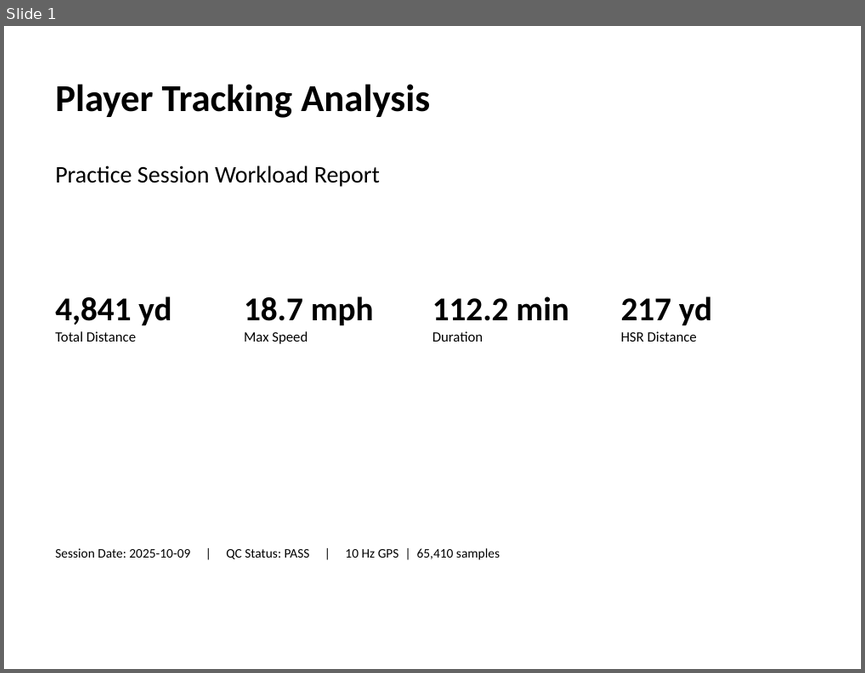
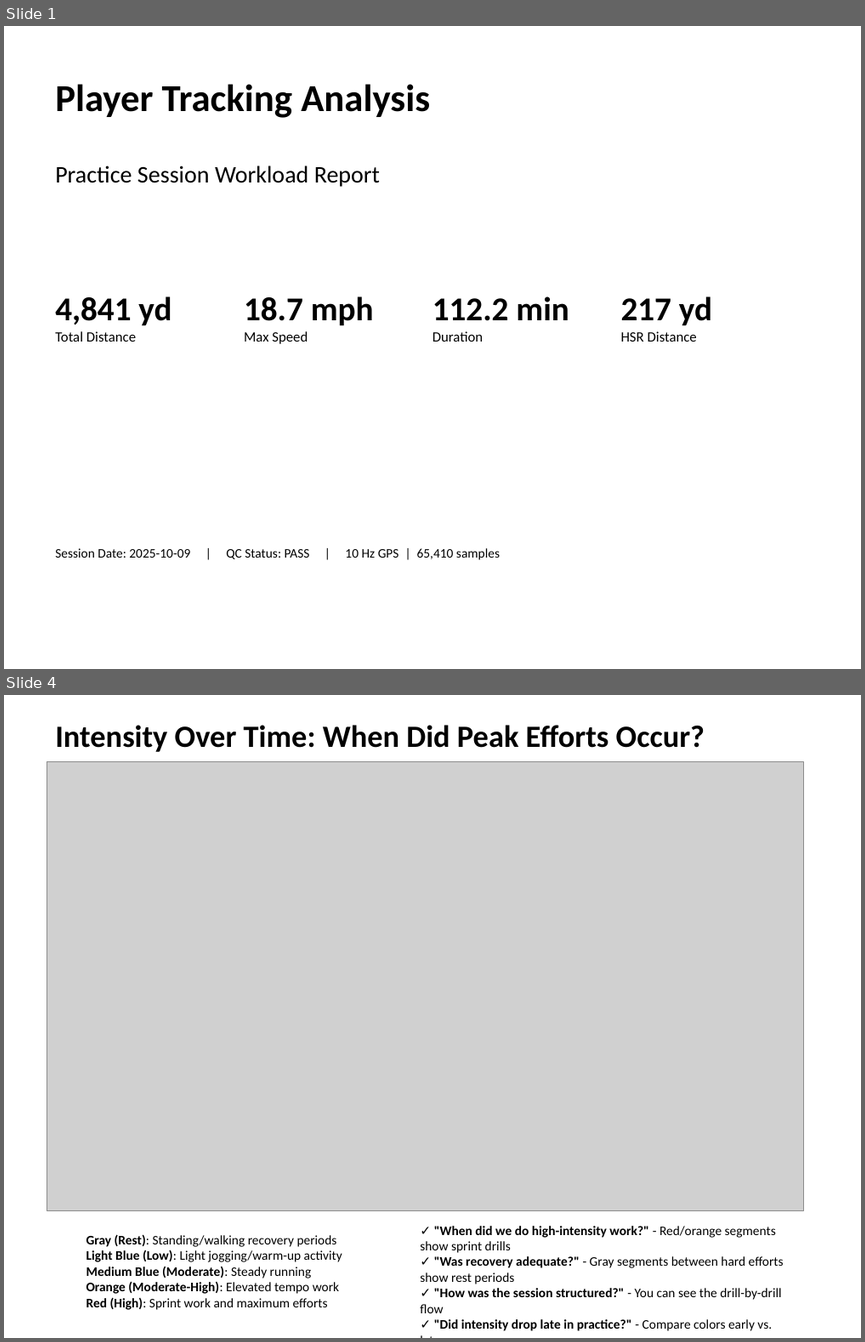
Before and after one commit to ghadfield32/browns_performance_science_fellowship, a slide deck: docs/deliverables/final/tracking_analysis_deliverable.pptx. Shown one above the other, each under a label of ours: slide 1 before the commit, slides 1 and 4 after it; the slides between them are not shown. The pictures are 865x673 and 865x1342 pixels, drawn with LibreOffice and Linux fonts; fonts in the diff are those of the drawing; grey boxes stand for pictures. Boxes give left, top, right and bottom in pixels: in the first picture for what was removed or moved away, otherwise in the second. Text is boxed around its words. In the diff, an @@ line names an element or a change of style, - is before the commit and + after.

```diff
--- a/docs/deliverables/final/tracking_analysis_deliverable.pptx
+++ b/docs/deliverables/final/tracking_analysis_deliverable.pptx
@@ slide 4 added at (4, 695, 861, 1338), background #FFFFFF @@
@@ text added at (55, 725, 704, 752), 26 pt, text #000000, bold @@
+Intensity Over Time: When Did Peak Efforts Occur?
@@ picture added at (46, 762, 803, 1211) @@
@@ text added at (420, 1225, 783, 1331), 11 pt, text #000000 @@
+✓ "When did we do high-intensity work?" - Red/orange segments show sprint drills
+✓ "Was recovery adequate?" - Gray segments between hard efforts show rest periods
+✓ "How was the session structured?" - You can see the drill-by-drill flow
+✓ "Did intensity drop late in practice?" - Compare colors early vs. late
@@ text added at (86, 1234, 342, 1310), 11 pt, text #000000 @@
+Gray (Rest): Standing/walking recovery periods
+Light Blue (Low): Light jogging/warm-up activity
+Medium Blue (Moderate): Steady running
+Orange (Moderate-High): Elevated tempo work
+Red (High): Sprint work and maximum efforts
```
Also in this commit, not shown: 3 slides changed, 2 other slides added, 3 slides removed, 3 other files.
